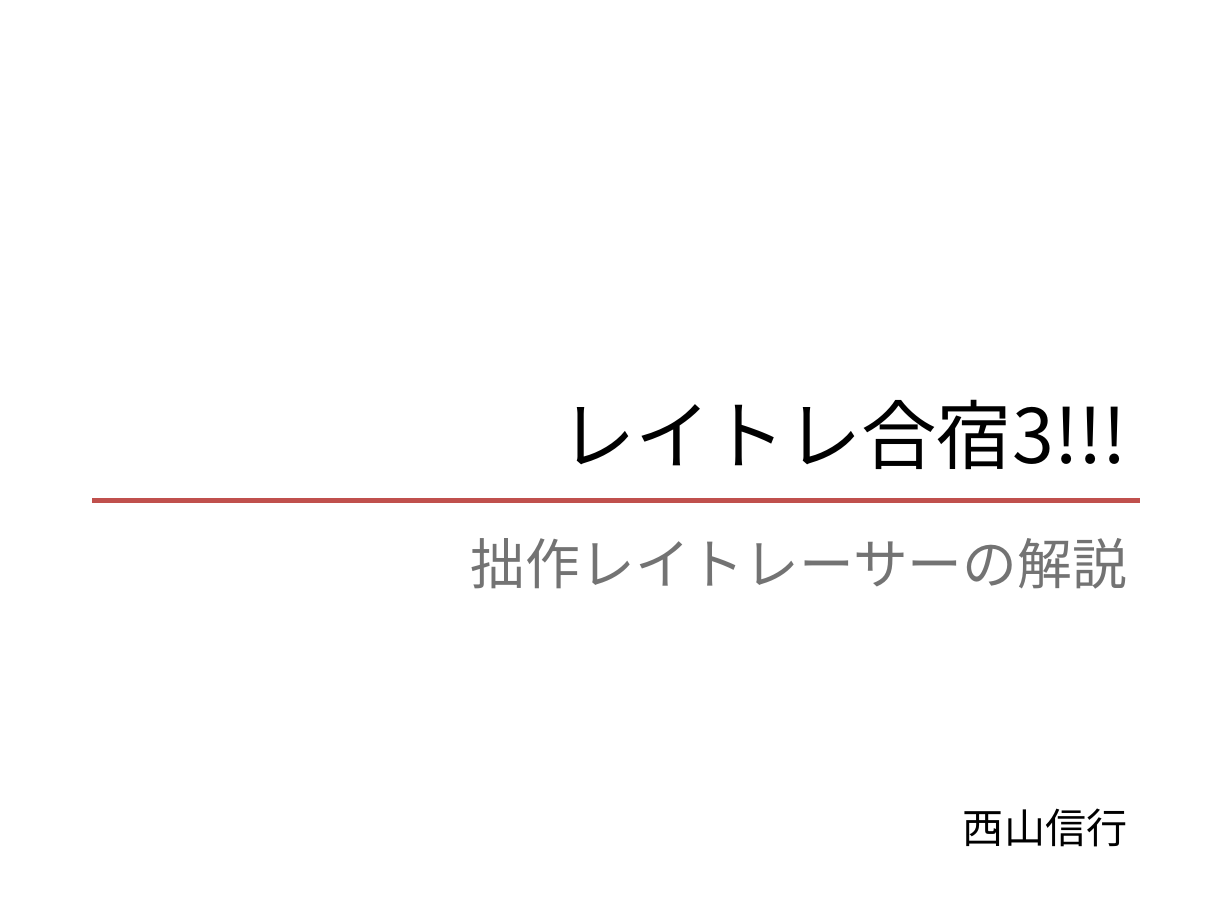
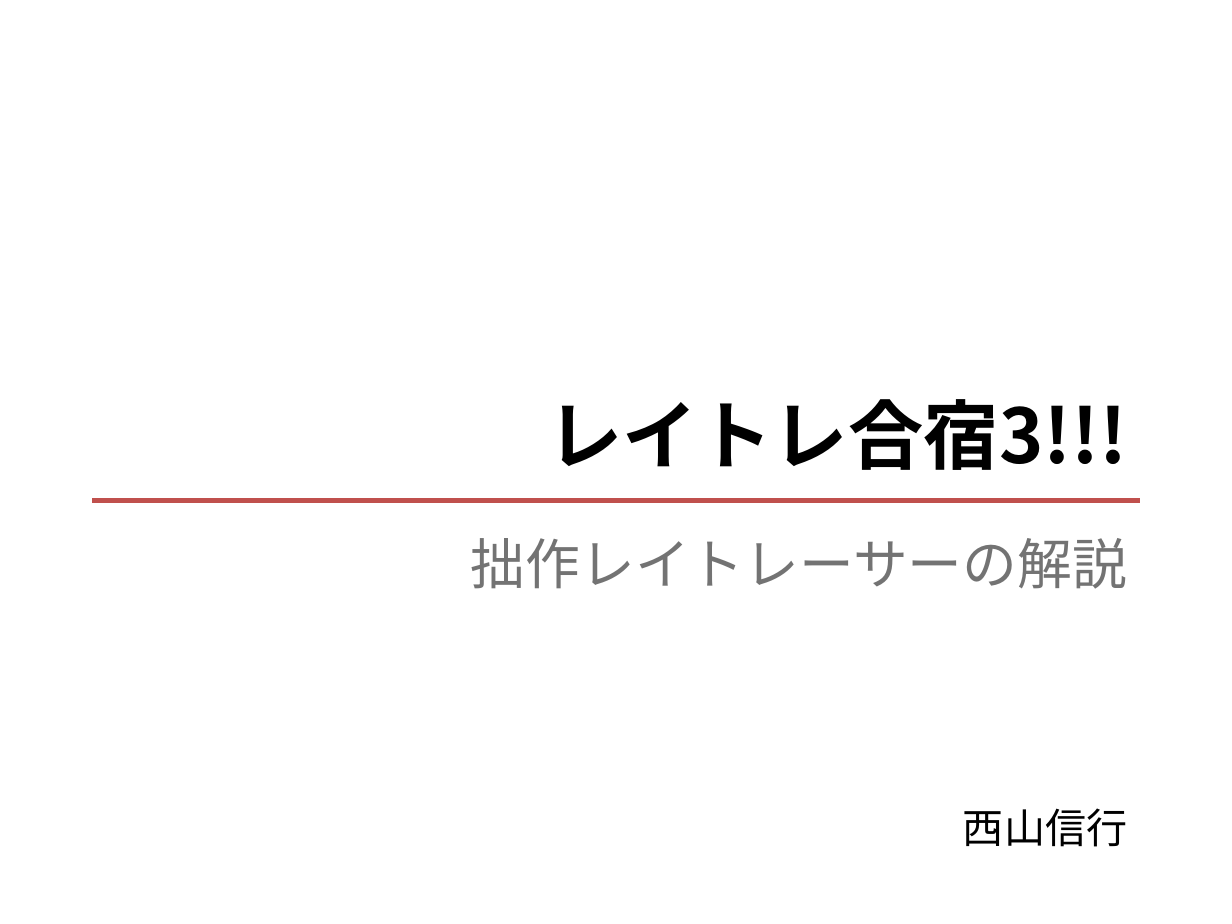
Before and after one commit to tek-nishi/SecondRayTrace, a slide deck: slide 1 of レイトレ合宿3!!!.pptx. Drawn at 1232x924 pixels with LibreOffice and Linux fonts; fonts in the diff are those of the drawing. Boxes give left, top, right and bottom in pixels: in the first picture for what was removed or moved away, otherwise in the second. Text is boxed around its words. In the diff, an @@ line names an element or a change of style, - is before the commit and + after.

```diff
--- a/レイトレ合宿3!!!.pptx
+++ b/レイトレ合宿3!!!.pptx
@@ title "レイトレ合宿3!!!" at (x1=547, y1=399, x2=1127, y2=470): bold on @@
```
Also in this commit, not shown: 13 other slides changed, 5 slides added, 3 other files.
